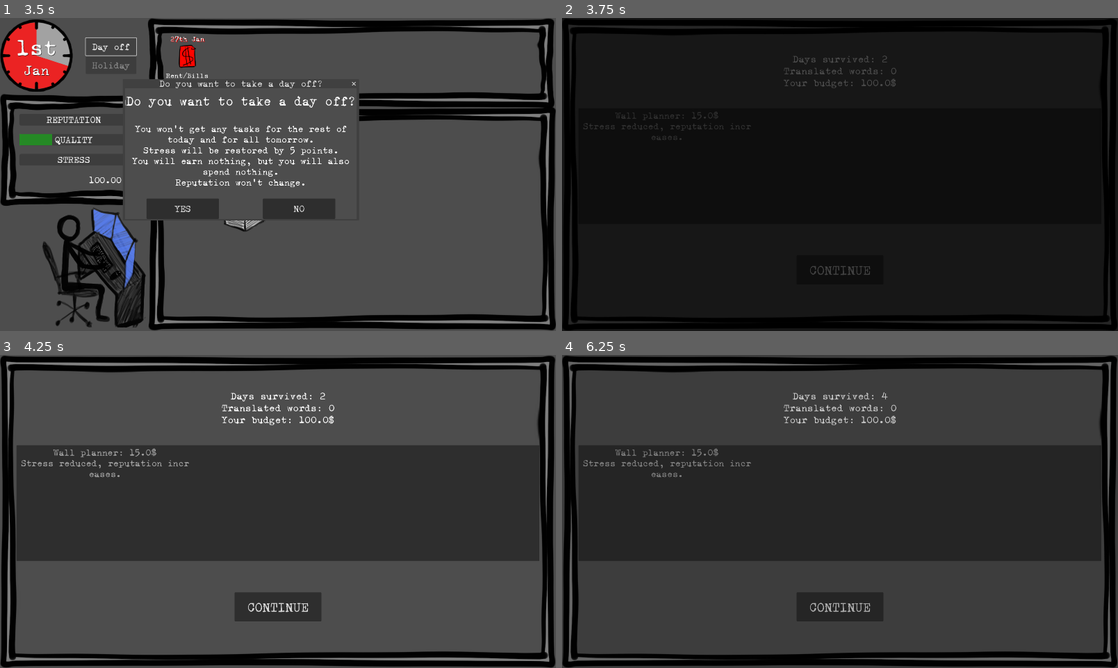
Above: before the commit, frames 1-4 (two rows, left to right).
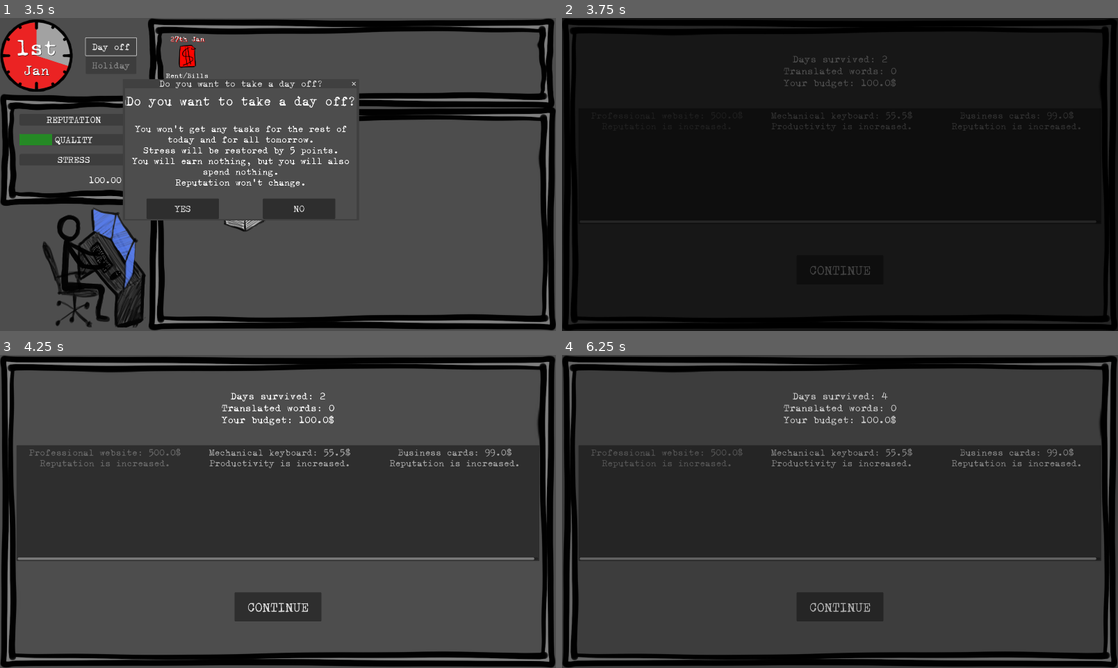
Above: after the commit, the same moments.

Repository: ildede/game-off-2025
Game: Godot game, scene res://scenes/game/screens/splash_screen/splash.tscn
Same seed, same stepped clock (60 frames per second), same inputs: the game is played once before the commit and once after it.
Inputs:
- Up to frame 1 (3.5 s): click "LET'S GO!" at 0.5 s; click "START" at 1.25 s; click "Accept" at 2 s; click "Day off" at 2.75 s
- Up to frame 2 (3.75 s): click "YES" at 3.5 s
- Up to frame 3 (4.25 s): no input
- Up to frame 4 (6.25 s): click "CONTINUE" at 4.25 s; click "Day off" at 5 s; click "YES" at 5.75 s

Frame 1 is identical in both runs. In frame 2, 0.5% of the frame differs, in the area x 3-94%, y 29-39%; in frame 3, 2.0%, in the area x 3-97%, y 29-66%; in frame 4, 1.9%.

Commit message:
chore: set proper values for bonuses

Diff:
--- a/data/game_data.json
+++ b/data/game_data.json
@@ -1372,31 +1372,48 @@
       "id": 8,
       "name": "Coffee machine",
       "description": "Productivity boost, quality increases. Stress is also increased.",
-      "can_spawn": false
+      "can_spawn": true,
+      "cost": 30.0,
+      "productivity_change": 50,
+      "quality_change": 0.9,
+      "stress_change": 5.0
     },
     {
       "id": 9,
       "name": "High speed fiber",
-      "description": "Productivity is increased, stress is reduced.",
-      "can_spawn": false
+      "description": "Productivity is increased, stress is reduced. Has also a monthly cost.",
+      "can_spawn": true,
+      "cost": 30.0,
+      "default_bill_change": 20.0,
+      "productivity_change": 100,
+      "stress_change": -4.0
     },
     {
       "id": 10,
       "name": "CAT tool",
-      "description": "Productivity, quality and reputation are increased.",
-      "can_spawn": false
+      "description": "Productivity, quality and reputation are increased. Has also a monthly cost.",
+      "can_spawn": true,
+      "cost": 50.0,
+      "default_bill_change": 20.0,
+      "productivity_change": 200,
+      "quality_change": 4.0,
+      "reputation_change": 2.0
     },
     {
       "id": 11,
       "name": "Mechanical keyboard",
       "description": "Productivity is increased.",
-      "can_spawn": false
+      "can_spawn": true,
+      "cost": 55.5,
+      "productivity_change": 50
     },
     {
       "id": 12,
       "name": "Ergonomic chair",
       "description": "Stress is reduced.",
-      "can_spawn": false
+      "can_spawn": true,
+      "cost": 55.5,
+      "stress_change": -20
     },
     {
       "id": 13,
@@ -1408,61 +1425,84 @@
       "id": 14,
       "name": "Triple screen",
       "description": "Productivity is boosted.",
-      "can_spawn": false
+      "can_spawn": true,
+      "cost": 199.90,
+      "productivity_change": 50
     },
     {
       "id": 15,
       "name": "Footrest",
       "description": "Stress is reduced.",
-      "can_spawn": false
+      "can_spawn": true,
+      "cost": 24.90,
+      "stress_change": -5
     },
     {
       "id": 16,
       "name": "Ergonomic mouse",
       "description": "Productivity increased.",
-      "can_spawn": false
+      "can_spawn": true,
+      "cost": 99.75,
+      "productivity_change": 50
     },
     {
       "id": 17,
       "name": "Heated blanket",
       "description": "Monthly bills are slightly reduced.",
-      "can_spawn": false
+      "can_spawn": true,
+      "cost": 45.0,
+      "default_bill_change": -19.0
     },
     {
       "id": 18,
       "name": "Heated socks",
       "description": "Monthly bills are slightly reduced, less chances to get sick.",
-      "can_spawn": false
+      "can_spawn": true,
+      "cost": 25.0,
+      "default_bill_change": -8.0
     },
     {
       "id": 19,
       "name": "Comfy sweatpants",
-      "description": "Stress is reduced. ( causa malus reputazione - di tanto in tanto, causa evento 'Too comfy sweatpants')",
-      "can_spawn": false
+      "description": "Stress is reduced.",
+      "can_spawn": true,
+      "cost": 35.0,
+      "stress_change": -8.0
     },
     {
       "id": 21,
       "name": "Double screen",
       "description": "Productivity is increased.",
-      "can_spawn": false
+      "can_spawn": true,
+      "cost": 99.0,
+      "productivity_change": 50
     },
     {
       "id": 22,
       "name": "Noise cancelling headphones",
       "description": "Stress is reduced, productivity is increased.",
-      "can_spawn": false
+      "can_spawn": true,
+      "cost": 89.0,
+      "stress_change": -7.0,
+      "productivity_change": 50
     },
     {
       "id": 23,
       "name": "Wrist-rest for mouse",
       "description": "Stress is reduced.",
-      "can_spawn": false
+      "can_spawn": true,
+      "cost": 29.0,
+      "stress_change": -2.0
     },
     {
       "id": 24,
       "name": "Wrist-rest for keyboard",
       "description": "Stress is reduced. Productivity and quality are increased.",
-      "can_spawn": false
+      "can_spawn": true,
+      "cost": 39.0,
+      "stress_change": -2.0,
+      "productivity_change": 20,
+      "quality_change": 5
     },
     {
       "id": 25,
@@ -1474,19 +1514,25 @@
       "id": 26,
       "name": "Professional website",
       "description": "Reputation is increased.",
-      "can_spawn": false
+      "can_spawn": true,
+      "cost": 500.0,
+      "reputation_change": 40
     },
     {
       "id": 27,
       "name": "Cozy herbal tea",
       "description": "Stress is reduced.",
-      "can_spawn": false
+      "can_spawn": true,
+      "cost": 9,
+      "stress_change": -1
     },
     {
       "id": 28,
       "name": "Business cards",
       "description": "Reputation is increased.",
-      "can_spawn": false
+      "can_spawn": true,
+      "cost": 99.0,
+      "reputation_change": 4
     }
   ]
 }
--- a/scenes/game/screens/daily_screen/daily.gd
+++ b/scenes/game/screens/daily_screen/daily.gd
@@ -20,19 +20,24 @@
 	if bonus1:
 		var index_added1 = $Panel/StatisticGrid/ItemList.add_item("{name}: {cost}$\n{description}".format(bonus1), texture)
 		selectable.set(index_added1, bonus1)
+		if bonus1.cost > Global.game_state.money:
+			$Panel/StatisticGrid/ItemList.set_item_disabled(index_added1, true)
 
 		var bonus2 = ClientData.get_random_bonus()
 		if bonus2:
 			if not bonus2.id == bonus1.id:
 				var index_added2 = $Panel/StatisticGrid/ItemList.add_item("{name}: {cost}$\n{description}".format(bonus2), texture)
 				selectable.set(index_added2, bonus2)
+				if bonus2.cost > Global.game_state.money:
+					$Panel/StatisticGrid/ItemList.set_item_disabled(index_added2, true)
 
 			var bonus3 = ClientData.get_random_bonus()
 			if bonus3:
 				if not bonus3.id == bonus1.id and not bonus3.id == bonus2.id:
 					var index_added3 = $Panel/StatisticGrid/ItemList.add_item("{name}: {cost}$\n{description}".format(bonus3), texture)
 					selectable.set(index_added3, bonus3)
-
+					if bonus3.cost > Global.game_state.money:
+						$Panel/StatisticGrid/ItemList.set_item_disabled(index_added3, true)
 	if selectable.is_empty():
 		$Panel/StatisticGrid/ItemList.visible = false
 
